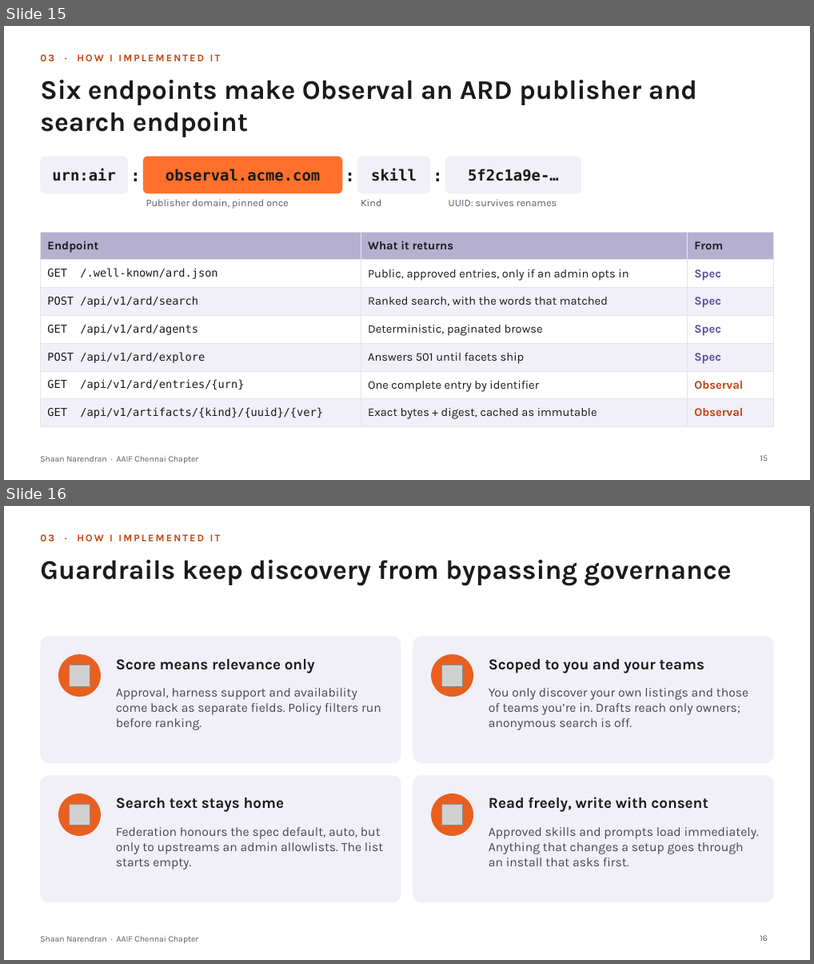
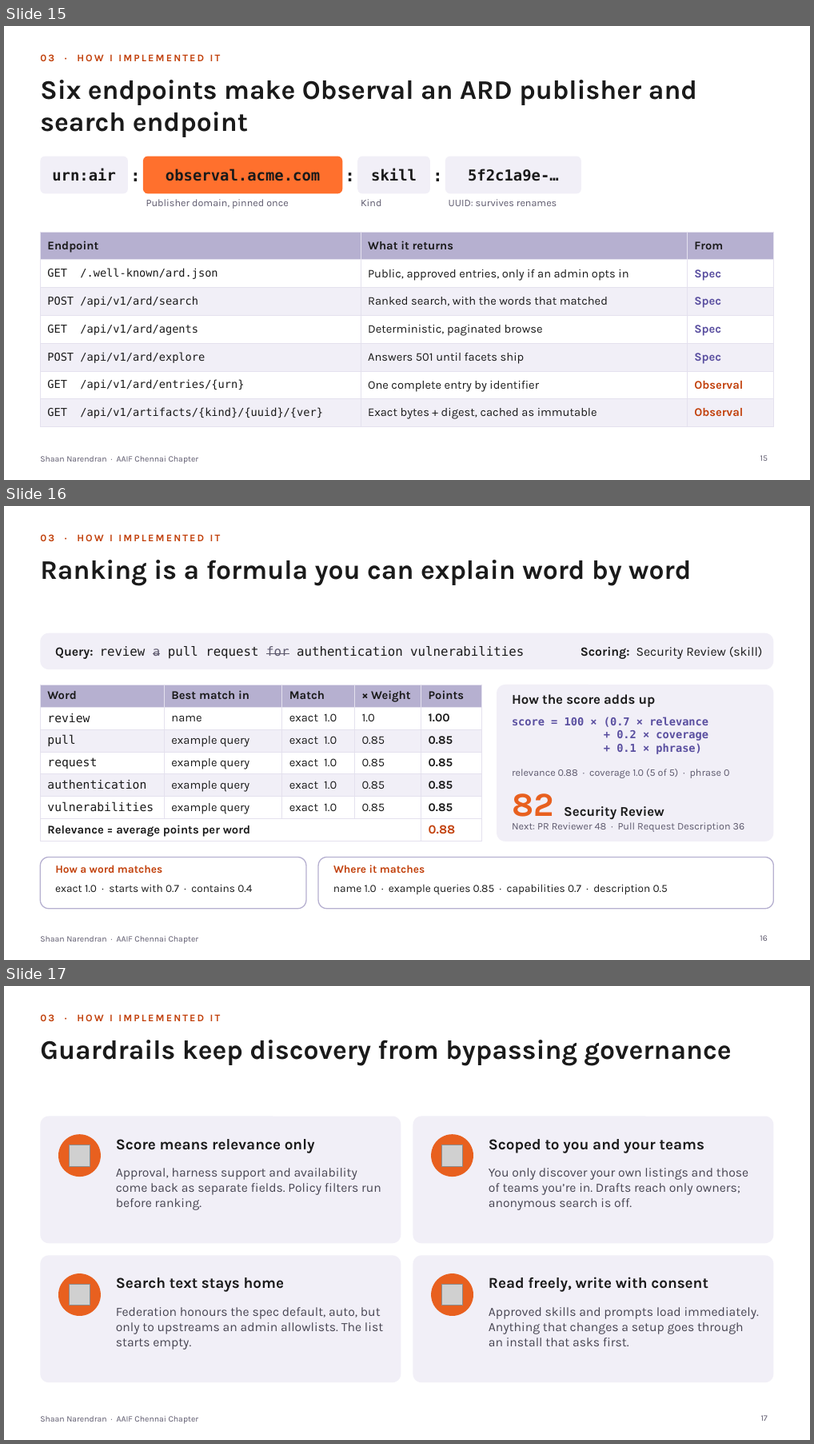
Before and after one commit to ShaanNarendran/Observal, a slide deck: talks/ard/ARD-AAIF-Chennai.pptx. Shown one above the other, each under a label of ours: slides 15 and 16 before the commit, slides 15, 16 and 17 after it. The pictures are 814x964 and 814x1444 pixels, drawn with LibreOffice and Linux fonts; fonts in the diff are those of the drawing; grey boxes stand for pictures. Boxes give left, top, right and bottom in pixels: in the first picture for what was removed or moved away, otherwise in the second. Text is boxed around its words. In the diff, an @@ line names an element or a change of style, - is before the commit and + after.

```diff
--- a/talks/ard/ARD-AAIF-Chennai.pptx
+++ b/talks/ard/ARD-AAIF-Chennai.pptx
@@ slide 16 added at [4, 506, 810, 960], background #FFFFFF; not listed: 1 template element that a slide beside it also shows @@
@@ text added at [40, 534, 221, 541], 12 pt, text #C2410C, bold @@
+03 · HOW I IMPLEMENTED IT
@@ title added at [40, 560, 691, 585], 32 pt, text #1A1A1A, bold @@
+Ranking is a formula you can explain word by word
@@ rounded rectangle added at [40, 633, 774, 669], fill #F1EFF7 @@
@@ text added at [55, 646, 524, 659], 15 pt, text #1A1A1A @@
+Query: review a pull request for authentication vulnerabilities
@@ text added at [581, 647, 763, 659], 15 pt, text #1A1A1A @@
+Scoring: Security Review (skill)
@@ table added at [40, 684, 482, 840], 7 rows, 5 columns @@
+Word | Best match in | Match | × Weight | Points
+review | name | exact 1.0 | 1.0 | 1.00
+pull | example query | exact 1.0 | 0.85 | 0.85
+request | example query | exact 1.0 | 0.85 | 0.85
+authentication | example query | exact 1.0 | 0.85 | 0.85
+vulnerabilities | example query | exact 1.0 | 0.85 | 0.85
+Relevance = average points per word |  |  |  | 0.88
@@ rounded rectangle added at [497, 684, 774, 841], fill #F1EFF7 @@
@@ text added at [512, 694, 656, 707], 16 pt, text #1A1A1A, bold @@
+How the score adds up
@@ text added at [512, 716, 709, 754], 13 pt, text #5A4FA0, bold @@
+score = 100 × (0.7 × relevance
++ 0.2 × coverage
++ 0.1 × phrase)
@@ text added at [512, 768, 730, 778], 12 pt, text #5E5A6E @@
+relevance 0.88 · coverage 1.0 (5 of 5) · phrase 0
@@ text added at [512, 793, 664, 824], 16 pt, text #1A1A1A, bold @@
+82 Security Review
@@ text added at [512, 822, 746, 832], 12 pt, text #5E5A6E @@
+Next: PR Reviewer 48 · Pull Request Description 36
@@ rounded rectangle added at [40, 857, 306, 908], fill #FFFFFF, outline #B6B0D0 1.25 pt @@
@@ text added at [55, 864, 162, 873], 13 pt, text #C2410C, bold @@
+How a word matches
@@ rounded rectangle added at [318, 857, 774, 908], fill #FFFFFF, outline #B6B0D0 1.25 pt @@
@@ text added at [334, 864, 425, 873], 13 pt, text #C2410C, bold @@
+Where it matches
@@ text added at [55, 884, 252, 892], 13 pt, text #1A1A1A @@
+exact 1.0 · starts with 0.7 · contains 0.4
@@ text added at [334, 884, 668, 895], 13 pt, text #1A1A1A @@
+name 1.0 · example queries 0.85 · capabilities 0.7 · description 0.5
@@ page number added at [760, 935, 767, 940], 10 pt, text #5E5A6E @@
+16
@@ what was slide 16 is now slide 17 @@
@@ page number at [762, 1415, 768, 1420]: text changed @@
-16
+17
```
Also in this commit, not shown: 1 other file.
